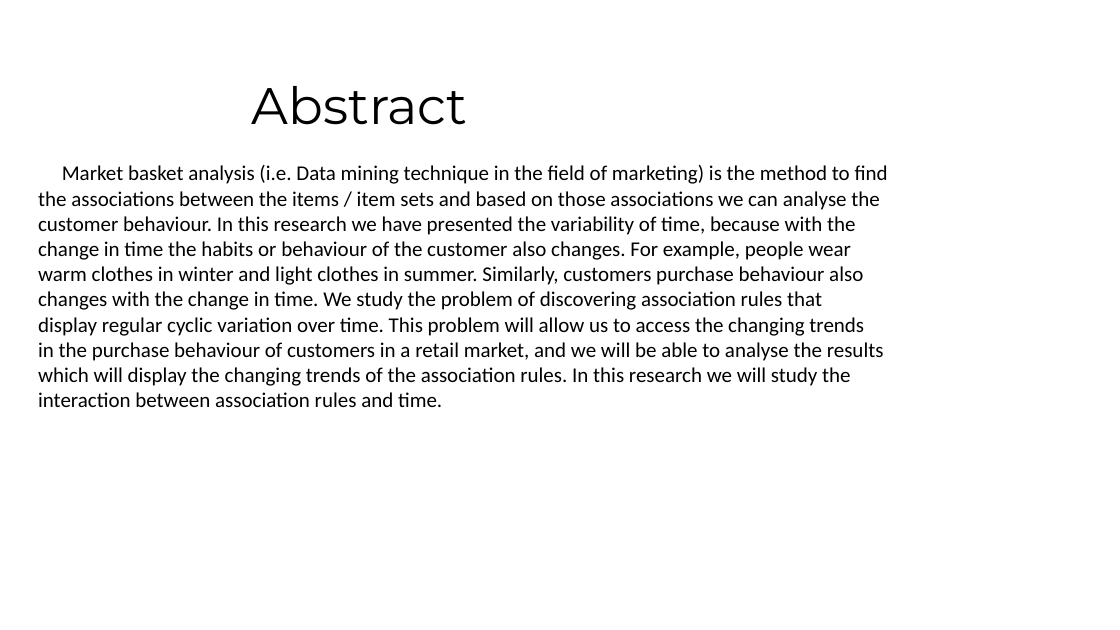
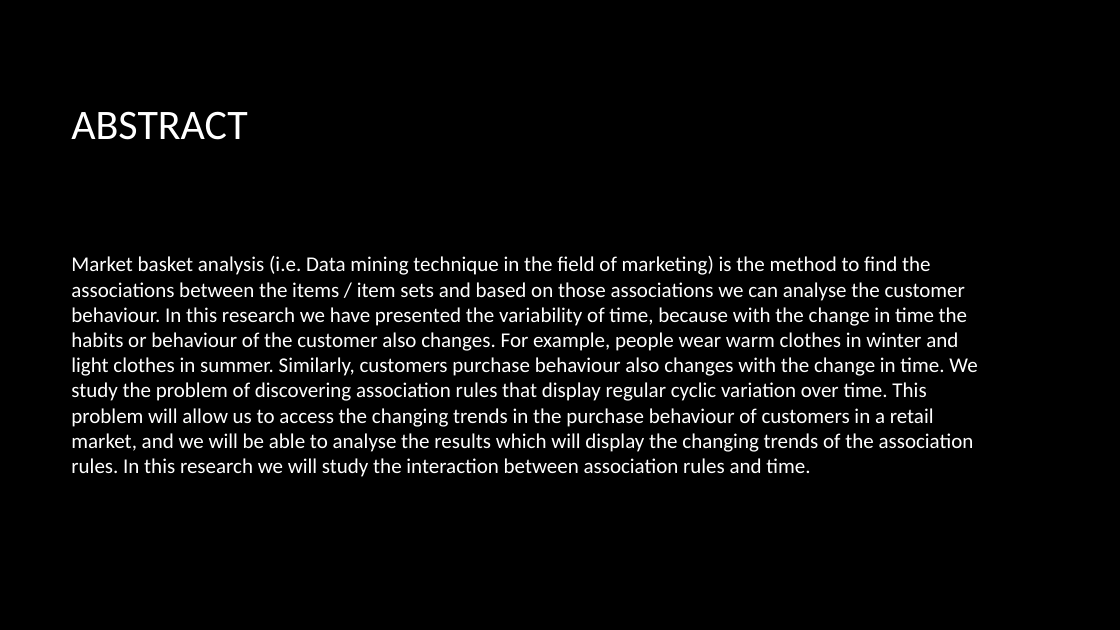
Before and after one commit to keerthiratna/Grocery-Genius-Smart-grocery-shopping-Assistance-with-basket-analysis, a slide deck: slide 2 of MARKET BASKET ANALYSIS PRESENTATION PPT.pptx (slide 3 before the commit). Drawn at 1120x630 pixels with LibreOffice and Linux fonts; fonts in the diff are those of the drawing; background and template pictures are left out. Boxes give left, top, right and bottom in pixels: in the first picture for what was removed or moved away, otherwise in the second. Text is boxed around its words. In the diff, an @@ line names an element or a change of style, - is before the commit and + after.

```diff
--- a/MARKET BASKET ANALYSIS PRESENTATION PPT.pptx
+++ b/MARKET BASKET ANALYSIS PRESENTATION PPT.pptx
@@ background #FFFFFF to picture (left out) @@
@@ title added at <box>71,111,247,140</box>, 36 pt, text #FFFFFF @@
+ABSTRACT
@@ text "Market basket analysis (i.e. Data ..." at <box>71,256,977,477</box>: vertical alignment top to middle @@
@@ text at <box>71,256,977,477</box>: text changed; text colour #000000 to #FFFFFF @@
-Abstract
-Market basket analysis (i.e. Data mining technique in the field of marketing) is the method to find
-the associations between the items / item sets and based on those associations we can analyse the
-customer behaviour. In this research we have presented the variability of time, because with the
-change in time the habits or behaviour of the customer also changes. For example, people wear
-warm clothes in winter and light clothes in summer. Similarly, customers purchase behaviour also
-changes with the change in time. We study the problem of discovering association rules that
-display regular cyclic variation over time. This problem will allow us to access the changing trends
-in the purchase behaviour of customers in a retail market, and we will be able to analyse the results
-which will display the changing trends of the association rules. In this research we will study the
-interaction between association rules and time.
+Market basket analysis (i.e. Data mining technique in the field of marketing) is the method to find the associations between the items / item sets and based on those associations we can analyse the customer behaviour. In this research we have presented the variability of time, because with the change in time the habits or behaviour of the customer also changes. For example, people wear warm clothes in winter and light clothes in summer. Similarly, customers purchase behaviour also changes with the change in time. We study the problem of discovering association rules that display regular cyclic variation over time. This problem will allow us to access the changing trends in the purchase behaviour of customers in a retail market, and we will be able to analyse the results which will display the changing trends of the association rules. In this research we will study the interaction between association rules and time.
```
Also in this commit, not shown: 23 other slides changed, 3 slides added, 3 slides removed, 1 other file.
